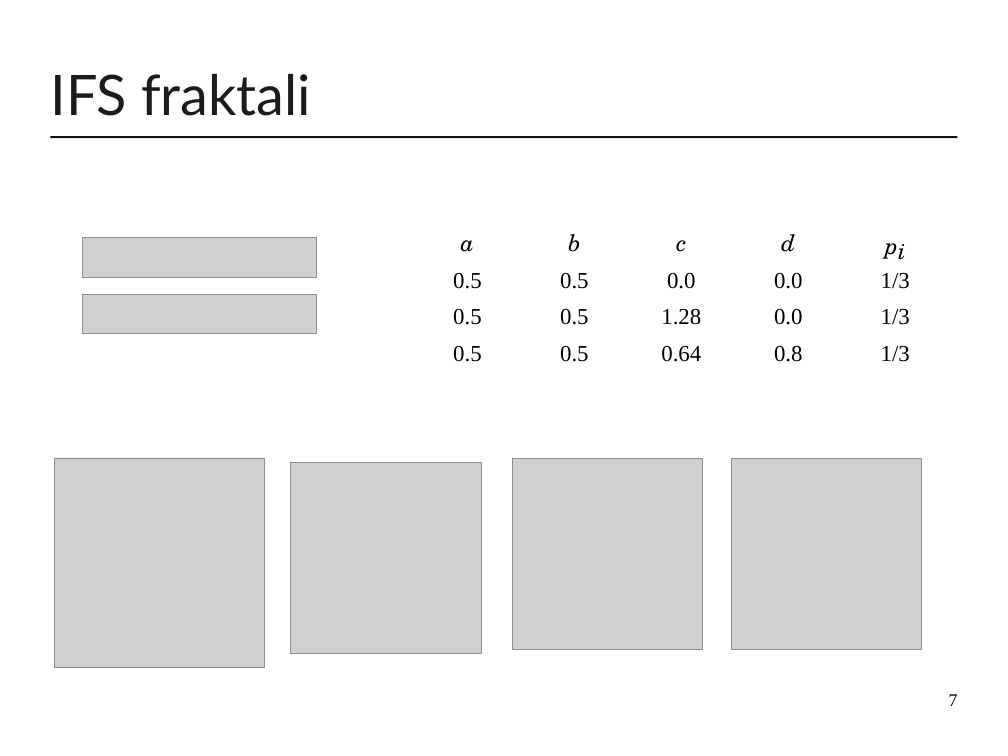
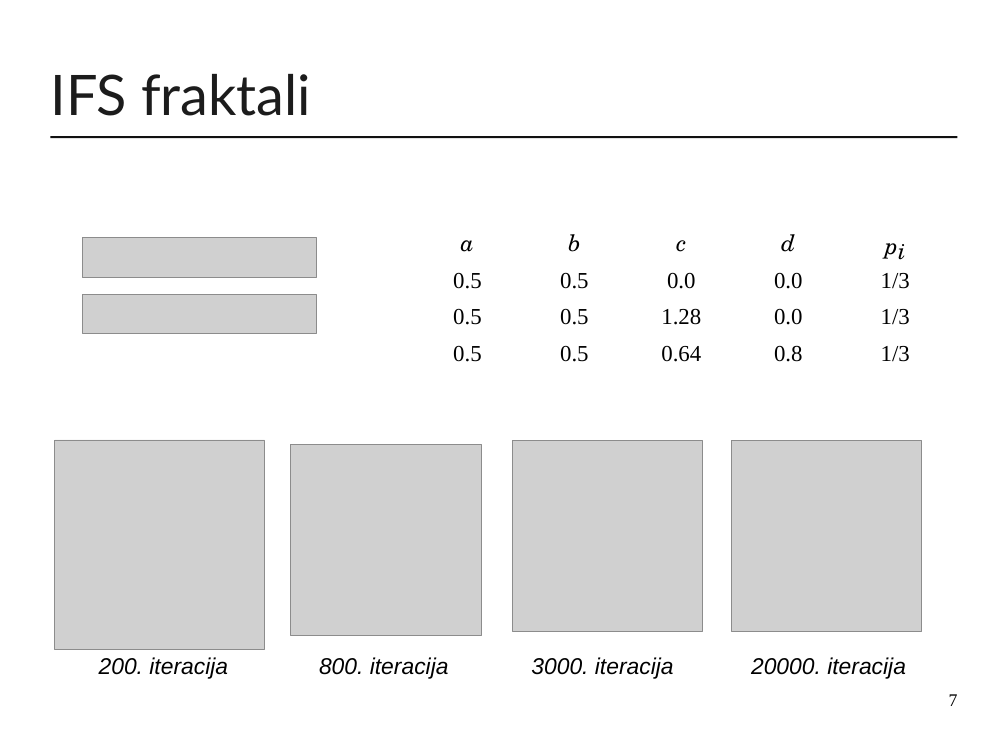
Before and after one commit to mirjamsk/DNAdrivenIFS, a slide deck: slide 7 of CD_bundle/prezentacija.odp. Drawn at 1008x756 pixels with LibreOffice and Linux fonts; fonts in the diff are those of the drawing; grey boxes stand for pictures. Boxes give left, top, right and bottom in pixels: in the first picture for what was removed or moved away, otherwise in the second. Text is boxed around its words. In the diff, an @@ line names an element or a change of style, - is before the commit and + after.

```diff
--- a/CD_bundle/prezentacija.odp
+++ b/CD_bundle/prezentacija.odp
@@ 4 pictures: place and size @@
-4 pictures at [55, 458, 922, 668]
+4 pictures at [55, 440, 922, 649]
@@ text added at [99, 657, 228, 679], 18 pt, text #000000, italic @@
+200. iteracija
@@ text added at [319, 657, 449, 679], 18 pt, text #000000, italic @@
+800. iteracija
@@ text added at [531, 657, 674, 679], 18 pt, text #000000, italic @@
+3000. iteracija
@@ text added at [751, 657, 906, 679], 18 pt, text #000000, italic @@
+20000. iteracija
```
Also in this commit, not shown: 2 slides added, 1 other file.
